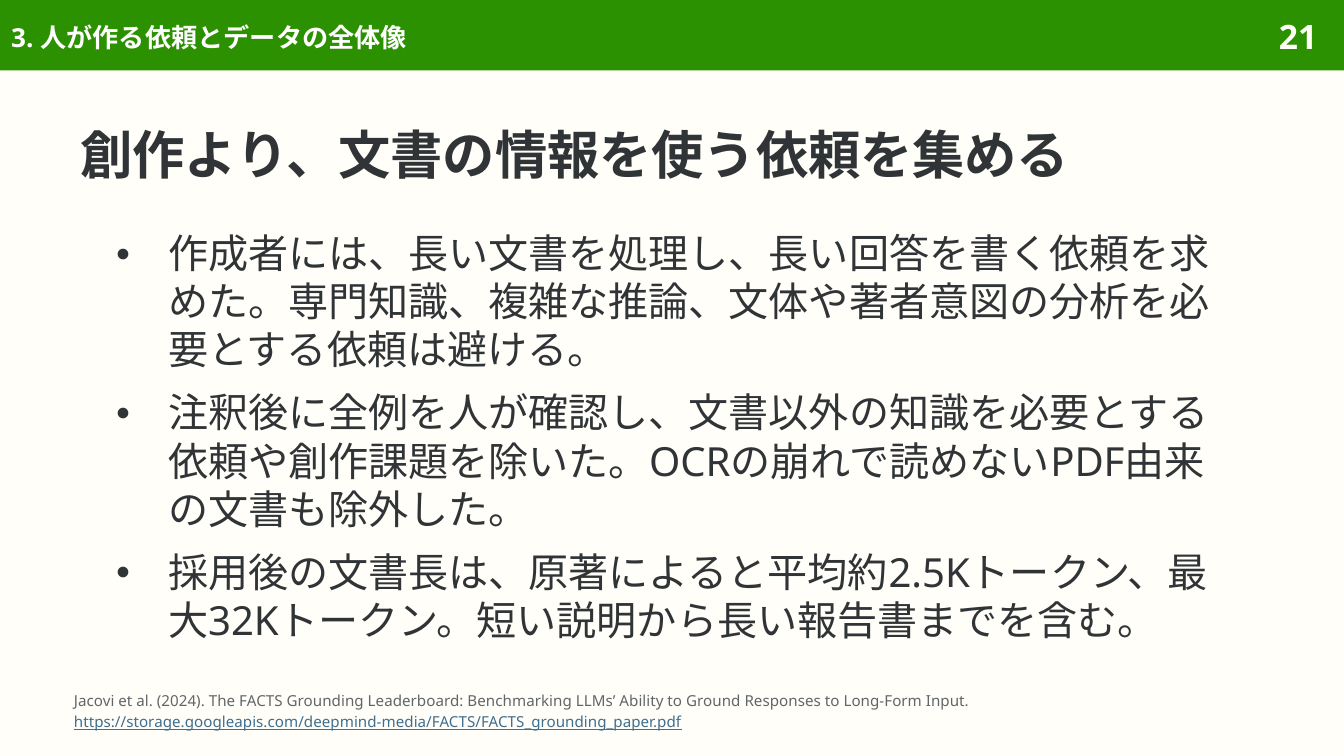
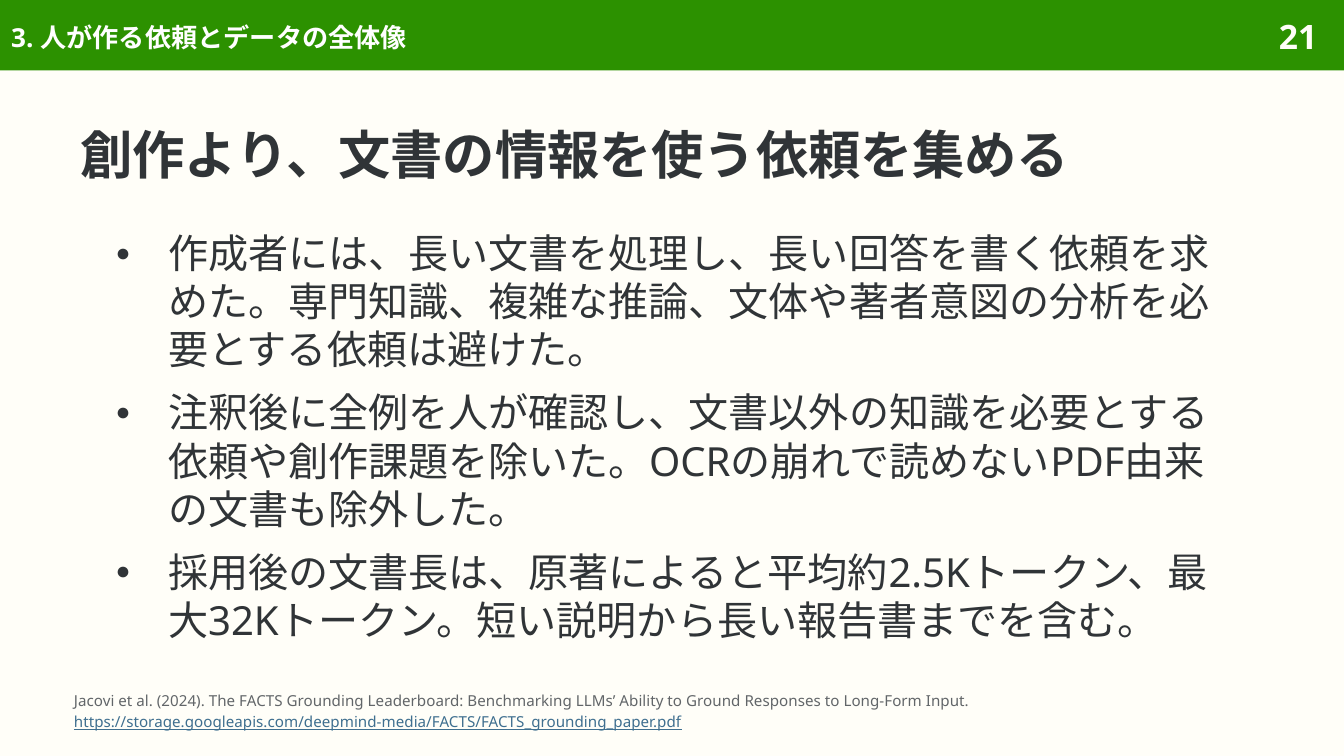
Before and after one commit to sasakiy84/datasets-in-10-minutes, a slide deck: slide 21 of slides/datasets-in-10-minutes-facts-grounding.pptx. Drawn at 1344x756 pixels with LibreOffice and Linux fonts; fonts in the diff are those of the drawing. Boxes give left, top, right and bottom in pixels: in the first picture for what was removed or moved away, otherwise in the second. Text is boxed around its words. In the diff, an @@ line names an element or a change of style, - is before the commit and + after.

```diff
--- a/slides/datasets-in-10-minutes-facts-grounding.pptx
+++ b/slides/datasets-in-10-minutes-facts-grounding.pptx
@@ text at [168,234,1210,368]: text changed @@
-● 作成者には、長い文書を処理し、長い回答を書く依頼を求めた。専門知識、複雑な推論、文体や著者意図の分析を必要とする依頼は避ける。
+● 作成者には、長い文書を処理し、長い回答を書く依頼を求めた。専門知識、複雑な推論、文体や著者意図の分析を必要とする依頼は避けた。
```
Also in this commit, not shown: 16 other slides changed, 7 other files.
